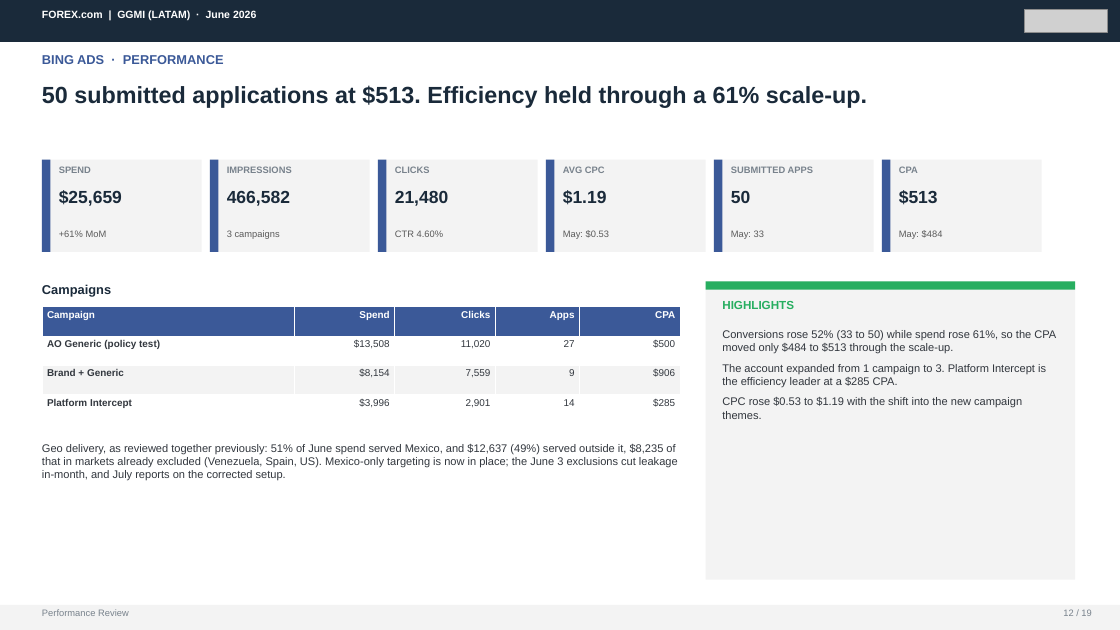
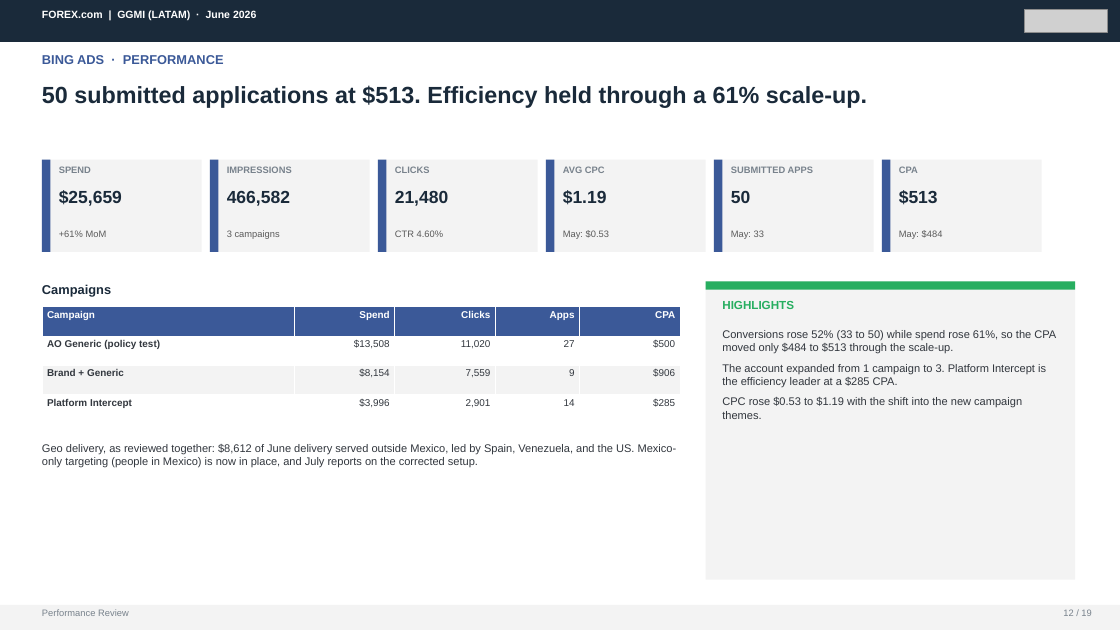
Before and after one commit to hablapro/brlvnt-reporting-hub, a slide deck: slide 12 of report-client-decks/06. GGMI_LATAM_June_2026_Performance_Review.pptx. Drawn at 1120x630 pixels with LibreOffice and Linux fonts; fonts in the diff are those of the drawing; grey boxes stand for pictures. Boxes give left, top, right and bottom in pixels: in the first picture for what was removed or moved away, otherwise in the second. Text is boxed around its words. In the diff, an @@ line names an element or a change of style, - is before the commit and + after.

```diff
--- a/report-client-decks/06. GGMI_LATAM_June_2026_Performance_Review.pptx
+++ b/report-client-decks/06. GGMI_LATAM_June_2026_Performance_Review.pptx
@@ text at (42,444,677,467): text changed @@
-Geo delivery, as reviewed together previously: 51% of June spend served Mexico, and $12,637 (49%) served outside it, $8,235 of that in markets already excluded (Venezuela, Spain, US). Mexico-only targeting is now in place; the June 3 exclusions cut leakage in-month, and July reports on the corrected setup.
+Geo delivery, as reviewed together: $8,612 of June delivery served outside Mexico, led by Spain, Venezuela, and the US. Mexico-only targeting (people in Mexico) is now in place, and July reports on the corrected setup.
```
Also in this commit, not shown: 3 other slides changed, 1 other file.
